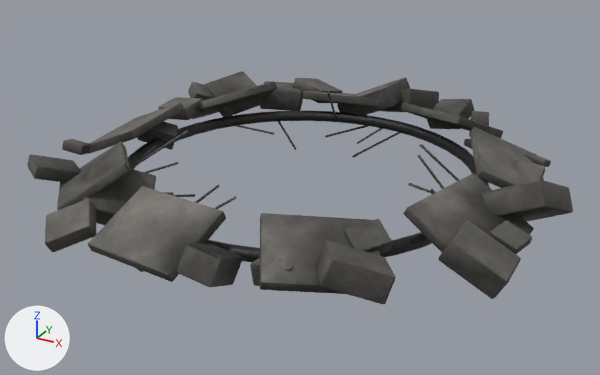
A saved change to the glTF model assets/traps/surge.gltf.
Before and after are seen from a camera (50 mm lens) standing at (3.58, -6.54, 3.11) and looking at (0.01, -0.05, -0.13). The lights are fixed; the arrows at lower left show +X, +Y and +Z. The older version comes first.

Names of what the first picture shows: 'surge'.
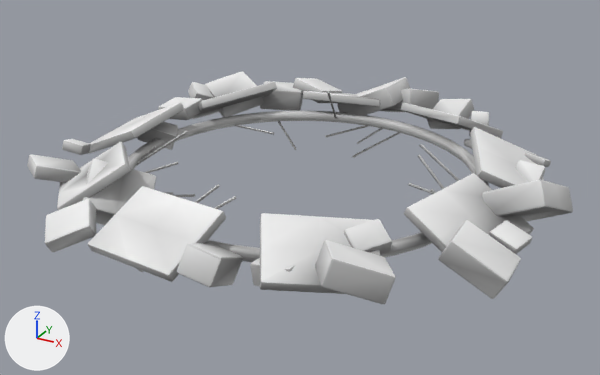
Where the change shows, as pixel boxes [x1, y1, x2, y2] in the pictures (600 x 375 px):
'surge', surface changed (grey to white)
    both: [27, 71, 573, 304]

Diff of the bpy script that builds the scene:
```diff
--- a/assets/traps/surge.gltf.py
+++ b/assets/traps/surge.gltf.py
@@ mat_concrete @@
 mat_concrete = bpy.data.materials.new('concrete')
-# nodes: BsdfPrincipled, Mix, NormalMap, OutputMaterial, TexImage x2, VertexColor
-# uses the picture img_concrete_c
-# uses the picture img_concrete_n
+# nodes: BsdfPrincipled, OutputMaterial, VertexColor
@@ mat_dark @@
 mat_dark = bpy.data.materials.new('dark')
-# nodes: BsdfPrincipled, Mix, NormalMap, OutputMaterial, TexImage x2, VertexColor
-# uses the picture img_dark_c
-# uses the picture img_dark_n
+# nodes: BsdfPrincipled, OutputMaterial, VertexColor
```
